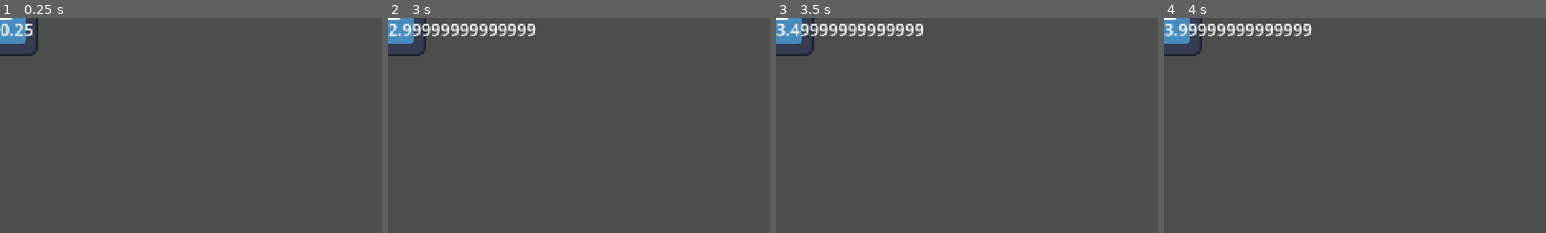
Above: before the commit, frames 1-4 (left to right).
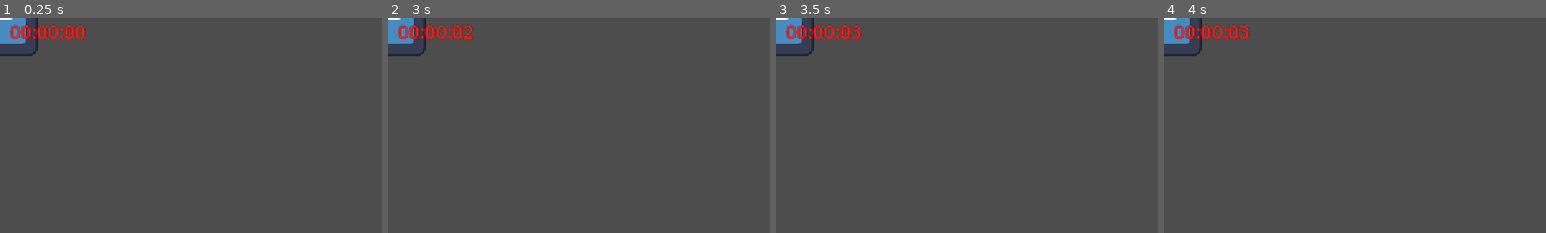
Above: after the commit, the same moments.

Repository: Jelleas/gmtk-2026
Game: Godot game, scene res://src/clock/clock.tscn
Same seed, same stepped clock (60 frames per second), same inputs: the game is played once before the commit and once after it. This scene is started directly instead of the project's main scene. The engine's default icon, where the game draws it, is replaced by a stand-in: a white triangle on a blue panel in a dark square.
Inputs:
- Up to frame 1 (0.25 s): no input
- Up to frame 2 (3 s): tap Enter at 0.5, 2.75 s; tap Space at 1.25 s
- Up to frame 3 (3.5 s): no input
- Up to frame 4 (4 s): tap Space at 3.5 s
The pictures show only the part of the screen within x 0-50%, y 0-50%; the shares and areas given below are measured in that part.

The runs differ from the first frame. In frame 1, 0.9% of the frame differs, in the area x 0-23%, y 2-10%; in frame 2, 1.8%, in the area x 0-39%, y 2-10%; in frame 3, 1.8%; in frame 4, 1.8%.

Commit message:
more clock

Diff:
--- a/src/clock/clock.gd
+++ b/src/clock/clock.gd
@@ -3,8 +3,15 @@
 var time = 0.0
 
 func _ready() -> void:
-	%TimeLabel.text = str(time)
+	%TimeLabel.text = _format_time(time)
 
 func _process(delta: float) -> void:
 	time += delta
-	%TimeLabel.text = str(time)
+	%TimeLabel.text = _format_time(time)
+
+func _format_time(seconds: float) -> String:
+	var total := int(seconds)
+	var hours := total / 3600
+	var minutes := (total / 60) % 60
+	var secs := total % 60
+	return "%02d:%02d:%02d" % [hours, minutes, secs]
--- a/src/clock/clock.tscn
+++ b/src/clock/clock.tscn
@@ -2,6 +2,12 @@
 
 [ext_resource type="Script" uid="uid://c4mb3twtqamqu" path="res://src/clock/clock.gd" id="1_d4ub5"]
 [ext_resource type="Texture2D" uid="uid://ciuxyaoktugh5" path="res://icon.svg" id="2_2h20p"]
+
+[sub_resource type="LabelSettings" id="LabelSettings_digital"]
+font_size = 32
+font_color = Color(1, 0.1, 0.1, 1)
+outline_size = 2
+outline_color = Color(0.3, 0, 0, 1)
 
 [node name="Clock" type="Node2D" unique_id=861975606]
 script = ExtResource("1_d4ub5")
@@ -11,6 +17,9 @@
 
 [node name="TimeLabel" type="Label" parent="." unique_id=1877368252]
 unique_name_in_owner = true
-offset_right = 40.0
-offset_bottom = 23.0
+offset_right = 160.0
+offset_bottom = 40.0
 theme_type_variation = &"HeaderLarge"
+label_settings = SubResource("LabelSettings_digital")
+horizontal_alignment = 1
+vertical_alignment = 1
